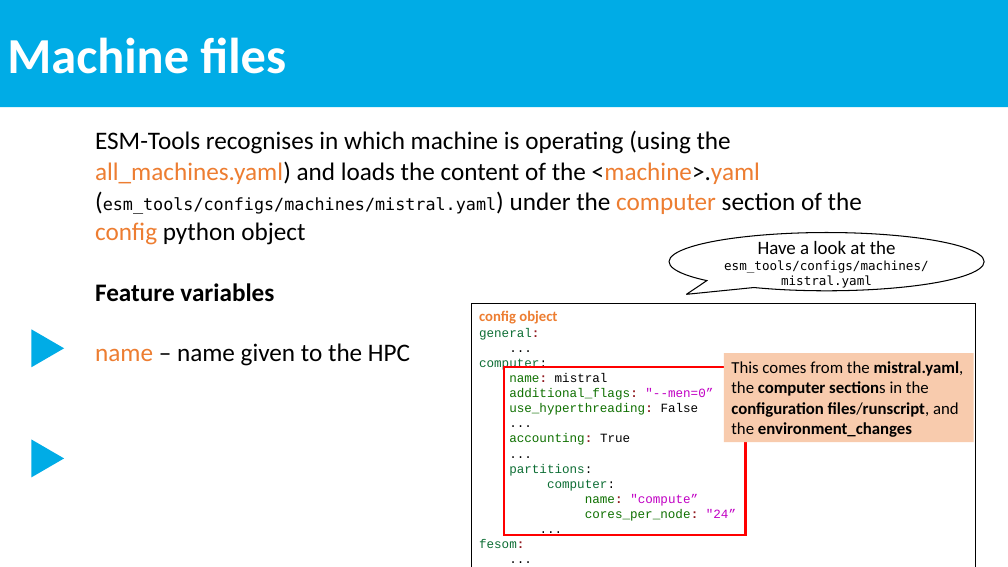
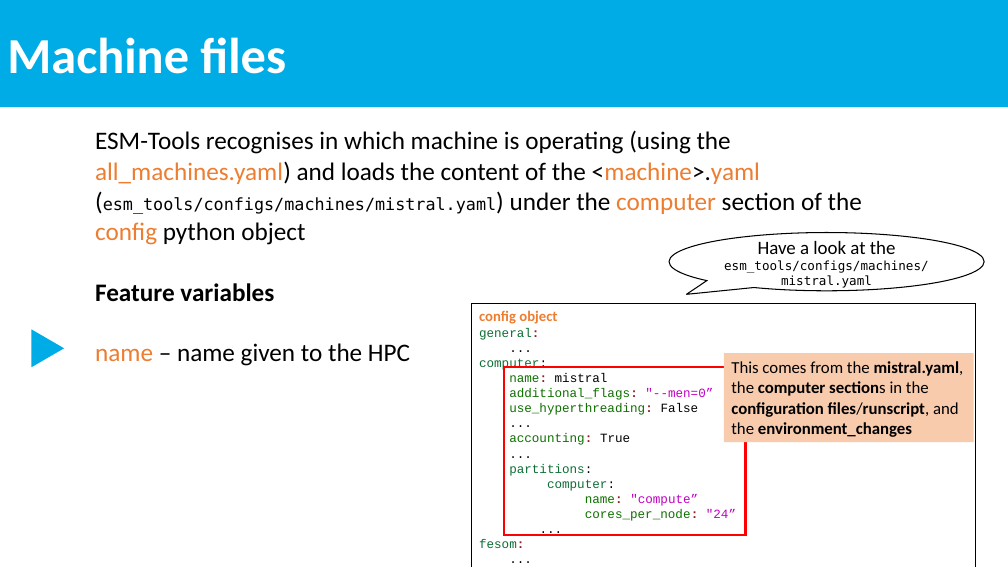
Before and after one commit to esm-tools/workshops, a slide deck: slide 2 of PalMod2022/docs/ppt/7_esm_environment_and_machine_files.pptx. Drawn at 1008x567 pixels with LibreOffice and Linux fonts; fonts in the diff are those of the drawing. Boxes give left, top, right and bottom in pixels: in the first picture for what was removed or moved away, otherwise in the second. Text is boxed around its words. In the diff, an @@ line names an element or a change of style, - is before the commit and + after.

```diff
--- a/PalMod2022/docs/ppt/7_esm_environment_and_machine_files.pptx
+++ b/PalMod2022/docs/ppt/7_esm_environment_and_machine_files.pptx
@@ triangle removed at (31,440,64,478) @@
```
Also in this commit, not shown: 1 other slide changed, 4 other files.
